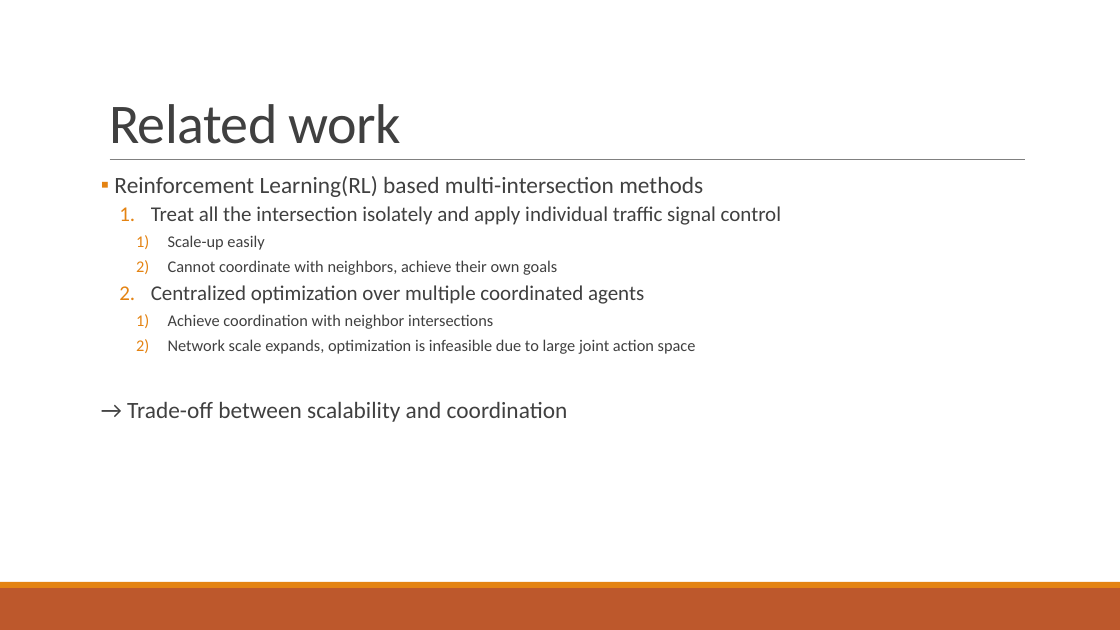
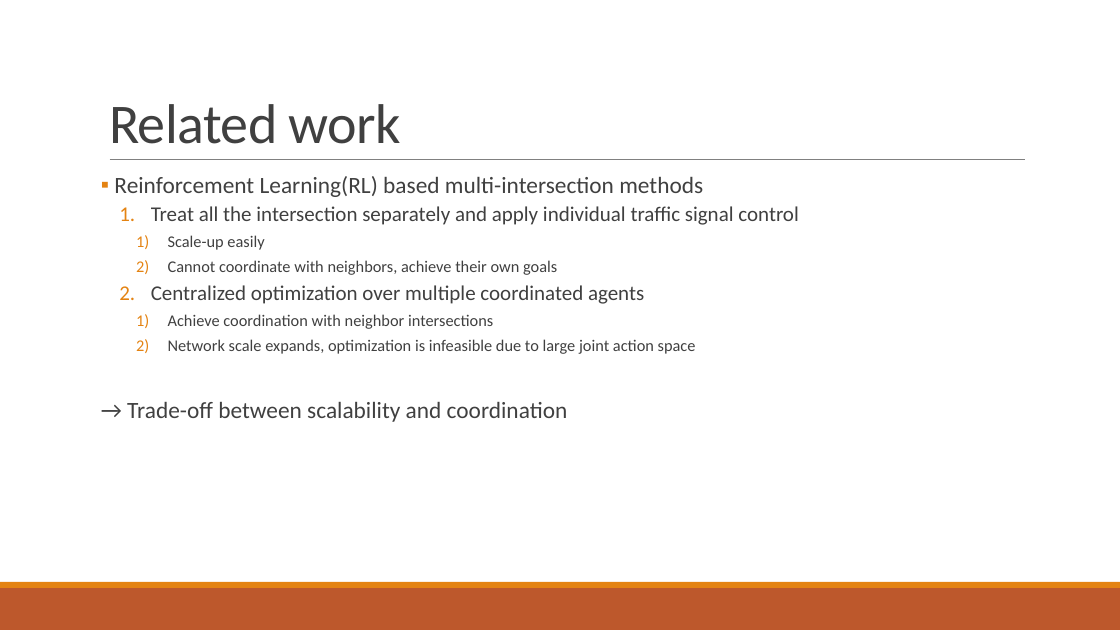
Before and after one commit to 3neutronstar/traffic-optimization_RL, a slide deck: slide 18 of 1st_Seminar(강민수).pptx. Drawn at 1120x630 pixels with LibreOffice and Linux fonts; fonts in the diff are those of the drawing. Boxes give left, top, right and bottom in pixels: in the first picture for what was removed or moved away, otherwise in the second. Text is boxed around its words. In the diff, an @@ line names an element or a change of style, - is before the commit and + after.

```diff
--- a/1st_Seminar(강민수).pptx
+++ b/1st_Seminar(강민수).pptx
@@ text at (x1=151, y1=206, x2=799, y2=225): text changed @@
-  1. Treat all the intersection isolately and apply individual traffic signal control
+  1. Treat all the intersection separately and apply individual traffic signal control
```
Also in this commit, not shown: 2 other slides changed, 1 slide added.
